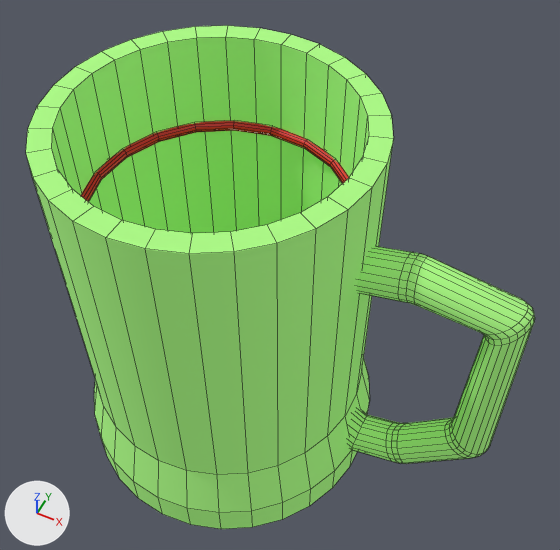
Before and after pictures for a commit that changed the FBX model Assets/Models/Mugs/mug_2.fbx.
The view is the same before and after, from a camera (50 mm lens) standing at (113.0, -216.0, 404.0) and looking at (-1.0, 11.0, 119.0). The lights are fixed; the arrows at lower left show +X, +Y and +Z. Mesh edges are drawn as thin lines. Where no turn or scale is listed for an object, it has been applied to the vertices.

Script lines for the objects in view, before the commit:
```python
me_cylinder_043 = bpy.data.meshes.new('Cylinder.043')
me_cylinder_043.from_pydata(...)  # 750 vertices, 702 faces; spans x -80.0..145.0, y -80.0..80.0, z 0.0..207.0
# faces by material slot: [462, 240]
me_cylinder_043.materials.append(mat_mug2)  # green #a0e77d
me_cylinder_043.materials.append(mat_drink_line)  # red #e71f1f
ob_mug_02 = bpy.data.objects.new('MUG_02', me_cylinder_043)
ob_mug_02.location = (-26.7, 0.0, 3.7)
```
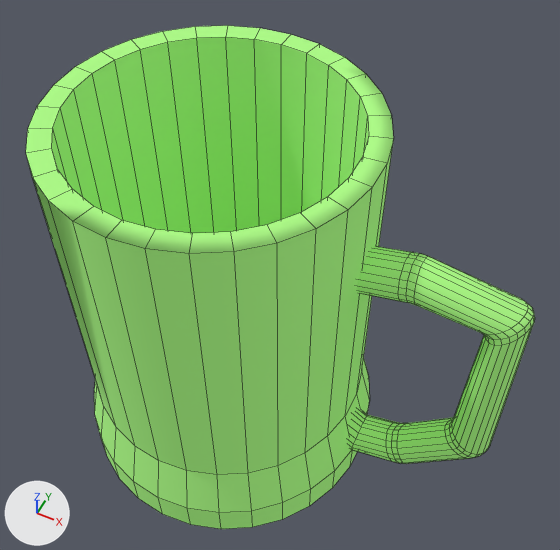
What differs and where, as boxes (x1, y1, x2, y2) in the pictures (560 x 550 px; the box of a moved part takes in the faces that stretch with it):
part 1 of me_cylinder_043, deleted (red): before (81, 121, 349, 202)
part 2 of me_cylinder_043, moved or reshaped: (32, 143, 393, 529) in both

What changed in the scene script:
```text
Change me_cylinder_043:
    used by ob_mug_02; location = (-26.7, 0.0, 3.7)
    remove me_cylinder_043.from_pydata(...)  # 750 vertices, 702 faces; spans x -80.0..145.0, y -80.0..80.0, z 0.0..207.0
    add me_cylinder_043.from_pydata(...)  # 510 vertices, 462 faces; spans x -80.0..145.0, y -80.0..80.0, z 0.0..207.0
    me_cylinder_043 part 1: the loose piece of 240 vertices spanning x -66.0..66.0, y -66.0..66.0, z 154.0..160.0 is deleted
    me_cylinder_043 part 2
    91 faces are deleted
    91 new faces join them
    remove me_cylinder_043.materials.append(mat_drink_line)  # red #e71f1f
```
